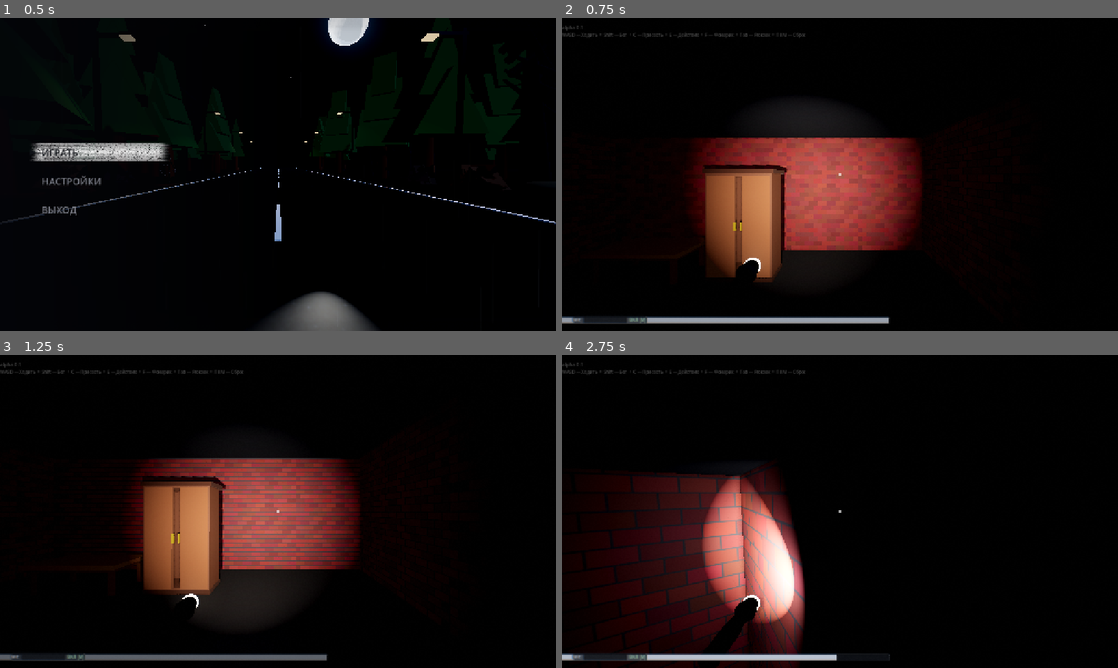
Above: before the commit, frames 1-4 (two rows, left to right).
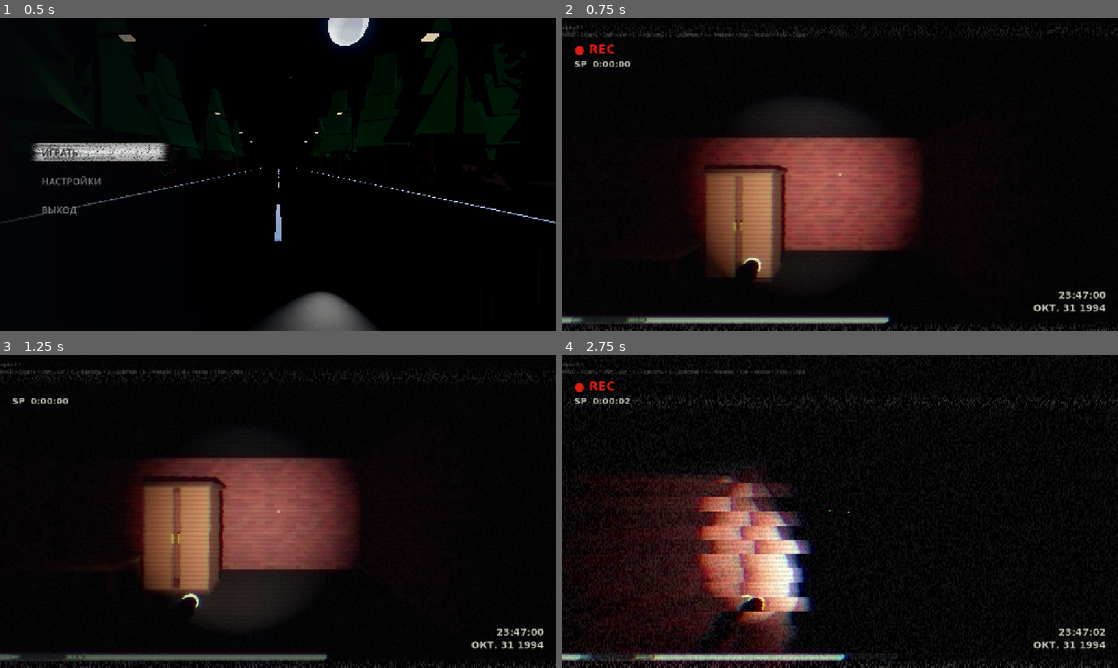
Above: after the commit, the same moments.

Repository: kuraa008/indi_game_DYBKB
Game: Godot game, scene res://scenes/Menu.tscn
The game is run twice, just before and just after one commit, with the same random seed, the same clock (stepped at 60 frames per second) and the same inputs. Sound files missing from this copy of the repository are replaced by a short silence.
Inputs (mouse positions are in pixels of both pictures, inside the frame that each line leads up to):
- Up to frame 1 (0.5 s): no input
- Up to frame 2 (0.75 s): click (662, 152) at 0.52 s
- Up to frame 3 (1.25 s): no input
- Up to frame 4 (2.75 s): tap Enter (ui_accept) at 1.25 s; move the mouse to (867, 511) at 1.27 s; hold Ctrl (crouch) 1.28-2.03 s; hold W (move_forward) from 1.28 s (still down); click (867, 511) at 1.42 s; tap Space (jump) at 1.52, 2.27 s; move the mouse to (812, 511) at 2.02 s; right-click (812, 511) at 2.1 s; click (812, 511) at 2.17 s

Frame 1 is identical in both runs. In frame 2, 6.3% of the frame differs, in the area x 0-100%, y 2-100%; in frame 3, 9.0%; in frame 4, 11%, in the area x 0-100%, y 8-100%.

Commit message:
Make skinwalker taller and add VHS recording effect
The skinwalker is now about 2.6 m and stoops under low ceilings and at
doors. Gameplay gets a VHS post-process with a REC overlay and tape counter.

Co-Authored-By: Claude Opus 5.5 <noreply@anthropic.com>

Diff:
--- a/game/scripts/Enemy.gd
+++ b/game/scripts/Enemy.gd
@@ -6,6 +6,7 @@
 
 var walk_cycle_t:    float = 0.0
 var last_step_phase: int = 0
+var _clearance_timer: float = 0.0
 var step_audio:      AudioStreamPlayer3D
 var voice_audio:     AudioStreamPlayer3D = null
 var creepy_sounds:   Array[AudioStream] = []
@@ -173,6 +174,11 @@
 	elif working or is_hunting:
 		gait = "stalk"
 
+	_clearance_timer -= delta
+	if _clearance_timer <= 0.0:
+		_clearance_timer = 0.12
+		model.set_clearance(_measure_clearance())
+
 	var rage: float = hunt_rage_buildup * 0.5 if is_hunting else 0.0
 	model.update_motion(delta, gait, move_vel if is_moving else 0.0, rage)
 
@@ -215,5 +221,26 @@
 		creepy_timer = randf_range(8.0, 16.0)
 		play_creepy_voice()
 
+# Сколько места над головой здесь и чуть впереди: потолки по лучу, двери по расстоянию
+func _measure_clearance() -> float:
+	var best := 4.0
+	var space := get_world_3d().direct_space_state
+	var fwd := -global_transform.basis.z
+	for off in [0.0, 0.7]:
+		var base: Vector3 = global_position + fwd * float(off)
+		var q := PhysicsRayQueryParameters3D.create(base + Vector3.UP * 1.0, base + Vector3.UP * 3.2, 1, [get_rid()])
+		var hit := space.intersect_ray(q)
+		if hit:
+			best = minf(best, float(hit.position.y) - global_position.y)
+	for d in get_tree().get_nodes_in_group("doors"):
+		if d is Node3D:
+			var dp: Vector3 = (d as Node3D).global_position - global_position
+			dp.y = 0.0
+			if dp.length_squared() < 1.7:
+				best = minf(best, 2.12)
+				break
+	return best
+
+
 func reset_to_patrol() -> void:
 	reset_ai()
--- a/game/scripts/SkinwalkerModel.gd
+++ b/game/scripts/SkinwalkerModel.gd
@@ -5,7 +5,8 @@
 # Геометрия строится один раз и кэшируется, все экземпляры используют один ArrayMesh.
 # Лицо модели смотрит вдоль локальной +Z.
 
-const MODEL_SCALE: float = 0.82  # Высота ~2.15 м — проходит в двери 2.2 м
+const MODEL_SCALE: float = 1.0   # Высота ~2.6 м: в двери и под низкие потолки пригибается
+const FULL_HEIGHT: float = 2.63 * MODEL_SCALE
 const THIGH: float = 0.56
 const SHIN: float = 0.56
 
@@ -44,6 +45,8 @@
 var _look_yaw := 0.0
 var _gait := "idle"
 var _hands_on := true
+var _stoop := 0.0
+var _stoop_target := 0.0
 
 
 func _init() -> void:
@@ -114,6 +117,7 @@
 func update_motion(delta: float, gait: String, move_speed: float, rage: float = 0.0) -> void:
 	_gait = gait if GAITS.has(gait) else "idle"
 	_t += delta
+	_stoop = lerpf(_stoop, _stoop_target, minf(1.0, delta * 7.0))
 	var tg: Dictionary = GAITS[_gait]
 	var k := minf(1.0, delta * 3.2)
 	for key in tg:
@@ -136,6 +140,16 @@
 		if local.z > 0.0:
 			yaw = clampf(atan2(local.x, local.z), -1.05, 1.05)
 	_look_yaw = lerp_angle(_look_yaw, yaw, 0.12)
+
+
+# Высота свободного места над полом: если монстр не помещается, он пригибается
+func set_clearance(height: float) -> void:
+	_stoop_target = clampf((FULL_HEIGHT + 0.08 - height) / 0.55, 0.0, 1.0)
+
+
+func get_top_height() -> float:
+	var pose := skeleton.get_bone_global_pose(_b["head"])
+	return (skeleton.global_transform * (pose * Vector3(0, 0.346, -0.024))).y - global_position.y
 
 
 func set_hands_animated(on: bool) -> void:
@@ -232,9 +246,9 @@
 	var pz := _idle_pose()
 	var amp: float = _p["amp"]
 	var limp: float = _p["limp"]
-	var knee: float = _p["knee"]
+	var knee: float = float(_p["knee"]) + _stoop * 1.3
 	var lean: float = _p["lean"]
-	var hunch: float = _p["hunch"]
+	var hunch: float = float(_p["hunch"]) + _stoop * 1.25
 	var k := minf(1.0, _rate / 2.6)
 	var s := sin(phase)
 	var c := cos(phase)
--- a/game/scripts/UI.gd
+++ b/game/scripts/UI.gd
@@ -38,6 +38,10 @@
 var fear_vignette: ColorRect
 var cinematic_lens_rect: ColorRect = null
 var cinematic_shader_mat: ShaderMaterial = null
+var vhs_rec_label: Label = null
+var vhs_counter_label: Label = null
+var vhs_date_label: Label = null
+var vhs_time := 0.0
 
 
 # Укрытия (шкаф и кровать)
@@ -274,11 +278,57 @@
 		cinematic_shader_mat.shader = load("res://shaders/horror_cinematic.gdshader")
 		cinematic_lens_rect.material = cinematic_shader_mat
 
-	if GameManager:
-		cinematic_lens_rect.visible = (GameManager.graphics_quality != "low")
-
 	root_ctrl.add_child(cinematic_lens_rect)
 	_on_gfx_quality_changed(GameManager.graphics_quality if GameManager else "ultra")
+	_build_vhs_hud()
+
+# Надписи видеокамеры: мигающий REC, счётчик плёнки, дата и время записи
+func _build_vhs_hud() -> void:
+	var font := SystemFont.new()
+	font.font_names = PackedStringArray(["Consolas", "Courier New", "monospace"])
+	font.font_weight = 700
+	var make := func(lbl_name: String, size: int, col: Color) -> Label:
+		var l := Label.new()
+		l.name = lbl_name
+		l.add_theme_font_override("font", font)
+		l.add_theme_font_size_override("font_size", size)
+		l.add_theme_color_override("font_color", col)
+		l.add_theme_color_override("font_shadow_color", Color(0, 0, 0, 0.7))
+		l.add_theme_constant_override("shadow_offset_x", 2)
+		l.add_theme_constant_override("shadow_offset_y", 2)
+		l.mouse_filter = Control.MOUSE_FILTER_IGNORE
+		root_ctrl.add_child(l)
+		return l
+
+	vhs_rec_label = make.call("VhsRec", 28, Color(0.95, 0.12, 0.08, 0.92))
+	vhs_rec_label.text = "● REC"
+	vhs_rec_label.set_anchor_and_offset(SIDE_LEFT, 0.0, 28)
+	vhs_rec_label.set_anchor_and_offset(SIDE_TOP, 0.0, 56)
+
+	vhs_counter_label = make.call("VhsCounter", 20, Color(0.92, 0.92, 0.86, 0.82))
+	vhs_counter_label.set_anchor_and_offset(SIDE_LEFT, 0.0, 28)
+	vhs_counter_label.set_anchor_and_offset(SIDE_TOP, 0.0, 94)
+
+	vhs_date_label = make.call("VhsDate", 22, Color(0.92, 0.92, 0.86, 0.82))
+	vhs_date_label.set_anchors_preset(Control.PRESET_BOTTOM_RIGHT)
+	vhs_date_label.offset_left = -28
+	vhs_date_label.offset_right = -28
+	vhs_date_label.offset_top = -96
+	vhs_date_label.offset_bottom = -40
+	vhs_date_label.grow_horizontal = Control.GROW_DIRECTION_BEGIN
+	vhs_date_label.horizontal_alignment = HORIZONTAL_ALIGNMENT_RIGHT
+	_update_vhs_hud(0.0)
+
+func _update_vhs_hud(delta: float) -> void:
+	if not vhs_rec_label:
+		return
+	vhs_time += delta
+	vhs_rec_label.modulate.a = 1.0 if fmod(vhs_time, 1.0) < 0.6 else 0.0
+	var sec := int(vhs_time)
+	vhs_counter_label.text = "SP  %d:%02d:%02d" % [sec / 3600, (sec / 60) % 60, sec % 60]
+	# Запись начинается ночью 31 октября и идёт в реальном времени
+	var clock := 23 * 3600 + 47 * 60 + sec
+	vhs_date_label.text = "%02d:%02d:%02d\nОКТ. 31 1994" % [(clock / 3600) % 24, (clock / 60) % 60, clock % 60]
 
 func _build_stamina_ui() -> void:
 	stamina_container = PanelContainer.new()
@@ -2108,6 +2158,7 @@
 func _process(delta: float) -> void:
 	if GameManager.game_ended:
 		return
+	_update_vhs_hud(delta)
 	if hint_label.visible:
 		hint_timer -= delta
 		if hint_timer <= 0.6:
@@ -2283,8 +2334,6 @@
 	_flash_hotbar()
 
 func _on_gfx_quality_changed(quality: String) -> void:
-	if cinematic_lens_rect:
-		cinematic_lens_rect.visible = (quality != "low")
 	if cinematic_shader_mat:
 		var high := quality in ["ultra", "high"]
 		cinematic_shader_mat.set_shader_parameter("vignette_opacity", 0.35 if high else 0.50)
--- a/game/shaders/horror_cinematic.gdshader
+++ b/game/shaders/horror_cinematic.gdshader
@@ -8,11 +8,16 @@
 uniform float lens_distortion : hint_range(-0.1, 0.1) = 0.012;
 uniform float fear_factor : hint_range(0.0, 1.0) = 0.0;
 uniform vec4 fear_color : source_color = vec4(0.85, 0.06, 0.04, 1.0);
+uniform float vhs_amount : hint_range(0.0, 1.0) = 1.0;
 
 // Высококачественный процедурный 35mm пленочный шум
 float film_grain(vec2 uv, float t) {
 	vec2 p = uv * 3.5 + vec2(t * 14.15, t * 47.83);
 	return fract(sin(dot(p, vec2(12.9898, 78.233))) * 43758.5453) - 0.5;
+}
+
+float hash1(float n) {
+	return fract(sin(n * 91.3458) * 47453.5453);
 }
 
 // Оптическая дисторсия объектива камеры
@@ -25,18 +30,39 @@
 void fragment() {
 	float t = TIME;
 	vec2 uv = distort(SCREEN_UV, lens_distortion);
+	float vy = SCREEN_UV.y;
+
+	// ── Кассета: дрожание строк, полоса трекинга, срыв внизу кадра, редкие сбои ──
+	float line = floor(vy / SCREEN_PIXEL_SIZE.y / 2.0);
+	float burst_slot = floor(t * 0.4);
+	float burst = step(0.88, hash1(burst_slot)) * step(fract(t * 0.4), 0.14);
+	float wobble = sin(vy * 7.0 + t * 1.3) * 0.0007 + sin(vy * 90.0 + t * 9.0) * 0.00025;
+	float jitter = (hash1(line + floor(t * 30.0) * 13.0) - 0.5) * 0.0011;
+	float band_pos = fract(t * 0.055 + hash1(floor(t * 0.055)) * 0.6);
+	float band = smoothstep(0.035, 0.0, abs(vy - band_pos));
+	float tear = band * (hash1(line * 1.7 + floor(t * 24.0)) - 0.5) * 0.02;
+	float head_switch = smoothstep(0.965, 1.0, vy);
+	float burst_shift = burst * (hash1(floor(vy * 22.0) + floor(t * 20.0) * 3.0) - 0.5) * 0.05;
+	uv.x += (wobble + jitter + tear + head_switch * 0.03 + burst_shift) * vhs_amount;
 
 	// Динамическая хроматическая аберрация (усиливается при страхе и адреналине)
 	float dynamic_aberration = chromatic_aberration + fear_factor * 0.006;
 	vec2 dir = uv - vec2(0.5);
 	float dist = length(dir);
 
-	// Оптическое расщепление RGB каналов по краям линзы
+	// Оптическое расщепление RGB каналов по краям линзы и сдвиг цвета как на плёнке
 	vec2 ca_offset = dir * dynamic_aberration * (dist * 1.5);
-	float r = texture(screen_texture, uv - ca_offset).r;
-	float g = texture(screen_texture, uv).g;
-	float b = texture(screen_texture, uv + ca_offset).b;
+	vec2 bleed = vec2(0.0024 + burst * 0.006, 0.0) * vhs_amount;
+	float lod = 0.9 * vhs_amount;
+	float r = textureLod(screen_texture, uv - ca_offset + bleed, lod + 0.6).r;
+	float g = textureLod(screen_texture, uv, lod * 0.6).g;
+	float b = textureLod(screen_texture, uv + ca_offset - bleed, lod + 0.6).b;
 	vec3 col = vec3(r, g, b);
+
+	// Яркость остаётся чётче цвета, как у настоящей VHS-записи
+	float sharp_luma = dot(textureLod(screen_texture, uv, lod * 0.35).rgb, vec3(0.299, 0.587, 0.114));
+	float soft_luma = dot(col, vec3(0.299, 0.587, 0.114));
+	col += vec3(sharp_luma - soft_luma) * vhs_amount;
 
 	// Реалистичная оптическая виньетка
 	float vig = 1.0 - smoothstep(0.22, 0.92, dist * vignette_intensity);
@@ -48,6 +74,20 @@
 	float grain = film_grain(SCREEN_UV * 2.5, t) * grain_intensity * grain_weight;
 	col += vec3(grain);
 
+	// ── Изображение с кассеты: блёклый цвет, приподнятый чёрный, строки, помехи ──
+	if (vhs_amount > 0.001) {
+		vec3 tape = mix(vec3(luma), col, 0.78);
+		tape = tape * vec3(1.02, 0.98, 0.93) + vec3(0.018, 0.016, 0.022);
+		float scan = 0.94 + 0.06 * sin(vy / SCREEN_PIXEL_SIZE.y * PI * 0.5);
+		tape *= scan;
+		float noise_val = film_grain(vec2(SCREEN_UV.x * 40.0, line * 0.37), t);
+		tape += vec3(noise_val) * (0.022 + band * 0.22 + head_switch * 0.38 + burst * 0.1);
+		float speck_row = step(0.9985, hash1(line * 0.73 + floor(t * 18.0) * 7.0));
+		float speck = speck_row * step(0.55, hash1(floor(SCREEN_UV.x * 26.0) + line));
+		tape += vec3(speck * 0.45);
+		col = mix(col, tape, vhs_amount);
+	}
+
 	// Пульсация ужаса / адреналина по краям экрана
 	if (fear_factor > 0.01) {
 		vec3 blood_tint = col * fear_color.rgb * 1.4;
Not shown, changed: game/release.zip
Not shown, changed: game/release/Escape in Skinwalker.exe
